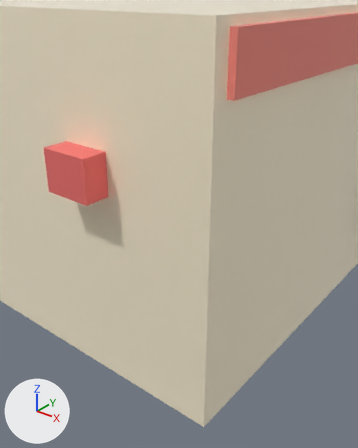
One commit to the glTF model assets/vehicles/player_truck/player_truck_lod0.glb: the scene before it, then after it.
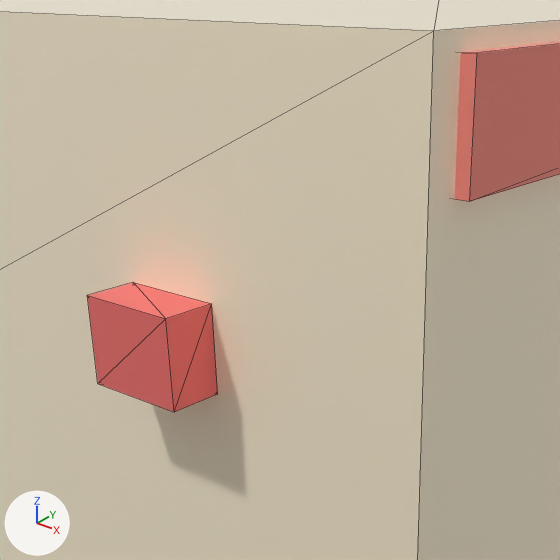
Each version is shown from a 50 mm camera at (3.662, -6.251, 2.589) aimed at (2.193, -4.415, 1.451), then close up on the part from 0% to 78% of the width and 0% to 62% of the height. The axes (+X, +Y, +Z) are drawn at lower left. The lights are the same throughout. The first two pictures are the older version. The close-ups show mesh edges as thin lines.

Before the edit, the objects in view are built like this:
```python
me_brake_lamp_1 = bpy.data.meshes.new('Brake_Lamp_1')
me_brake_lamp_1.from_pydata(...)  # a box spanning x 1.44..1.76, y -4.66..-4.5, z 1.52..1.78
me_brake_lamp_1.materials.append(mat_material_7)  # pink #f89894
me_trailer_body = bpy.data.meshes.new('Trailer_Body')
me_trailer_body.from_pydata(...)  # a box spanning x -2.45..2.45, y -4.5..2.7, z 0.22..2.47
me_trailer_body.materials.append(mat_material_0)  # white #fff9e9
me_trailer_stripe = bpy.data.meshes.new('Trailer_Stripe')
me_trailer_stripe.from_pydata(...)  # a box spanning x -2.49..2.49, y -4.4..2.6, z 2.13..2.43
me_trailer_stripe.materials.append(mat_material_1)  # pink #f8b0a6
ob_brake_lamp = bpy.data.objects.new('Brake_Lamp', me_brake_lamp_1)
ob_brake_lamp.location = (0.0, 0.0, 0.0)
ob_trailer_body = bpy.data.objects.new('Trailer_Body', me_trailer_body)
ob_trailer_body.location = (0.0, 0.0, 0.0)
ob_trailer_stripe = bpy.data.objects.new('Trailer_Stripe', me_trailer_stripe)
ob_trailer_stripe.location = (0.0, 0.0, 0.0)
```
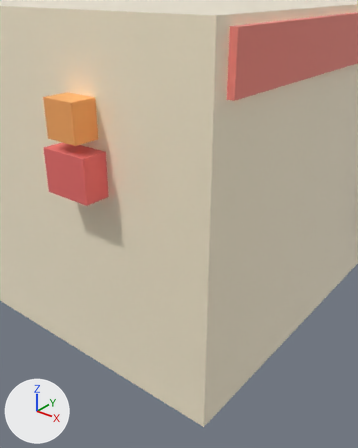
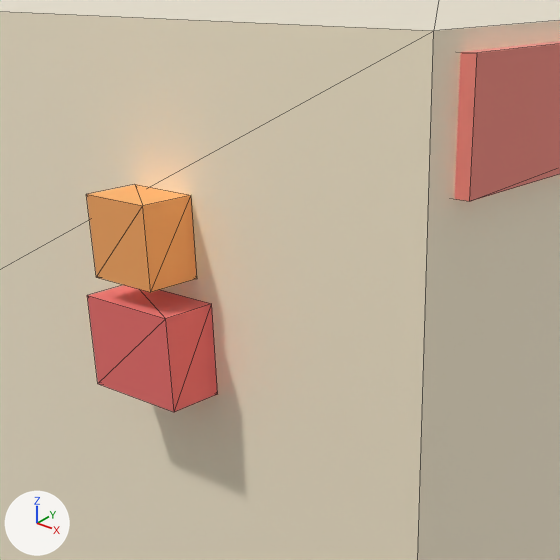
Edits to the bpy script that builds the scene:
```text
Add mat_material_8:
    mat_material_8 = principled_material('Material_8')
    mat_material_8.base_color = (1.0, 0.604, 0.259)  # beige #ffcc8b
    mat_material_8.metallic = 1.0
    mat_material_8.roughness = 0.904
Add me_signal_lamp_1:
    me_signal_lamp_1.from_pydata(...)  # a box spanning x 1.49..1.71, y -4.66..-4.5, z 1.84..2.06
    me_signal_lamp_1.materials.append(mat_material_8)  # beige #ffcc8b
Add ob_signal_lamp:
    ob_signal_lamp = bpy.data.objects.new('Signal_Lamp', me_signal_lamp_1)
    ob_signal_lamp.location = (0.0, 0.0, 0.0)
```

Changed parts and their boxes (x1, y1, x2, y2) in the close-ups (560 x 560 px):
'Signal_Lamp', added: after (86, 185, 197, 292)
